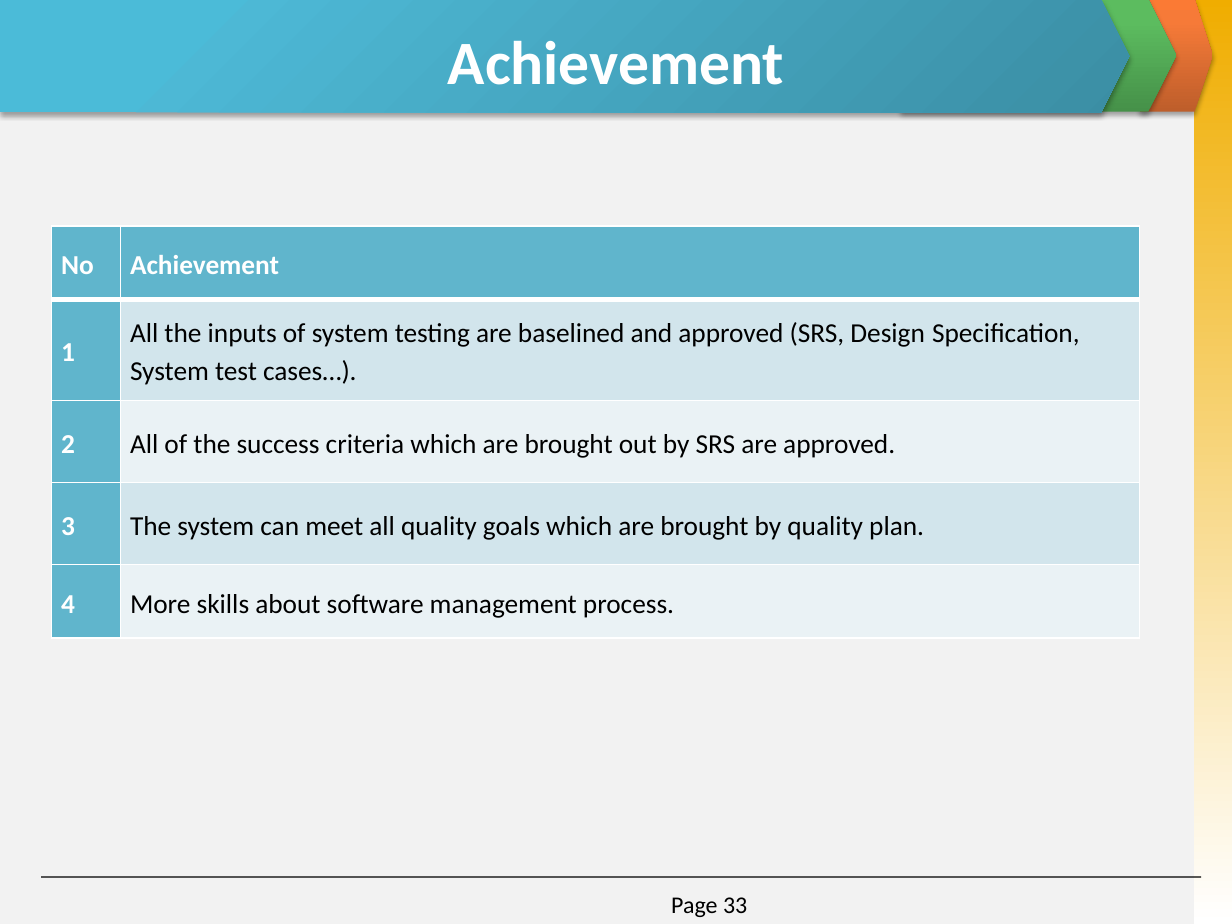
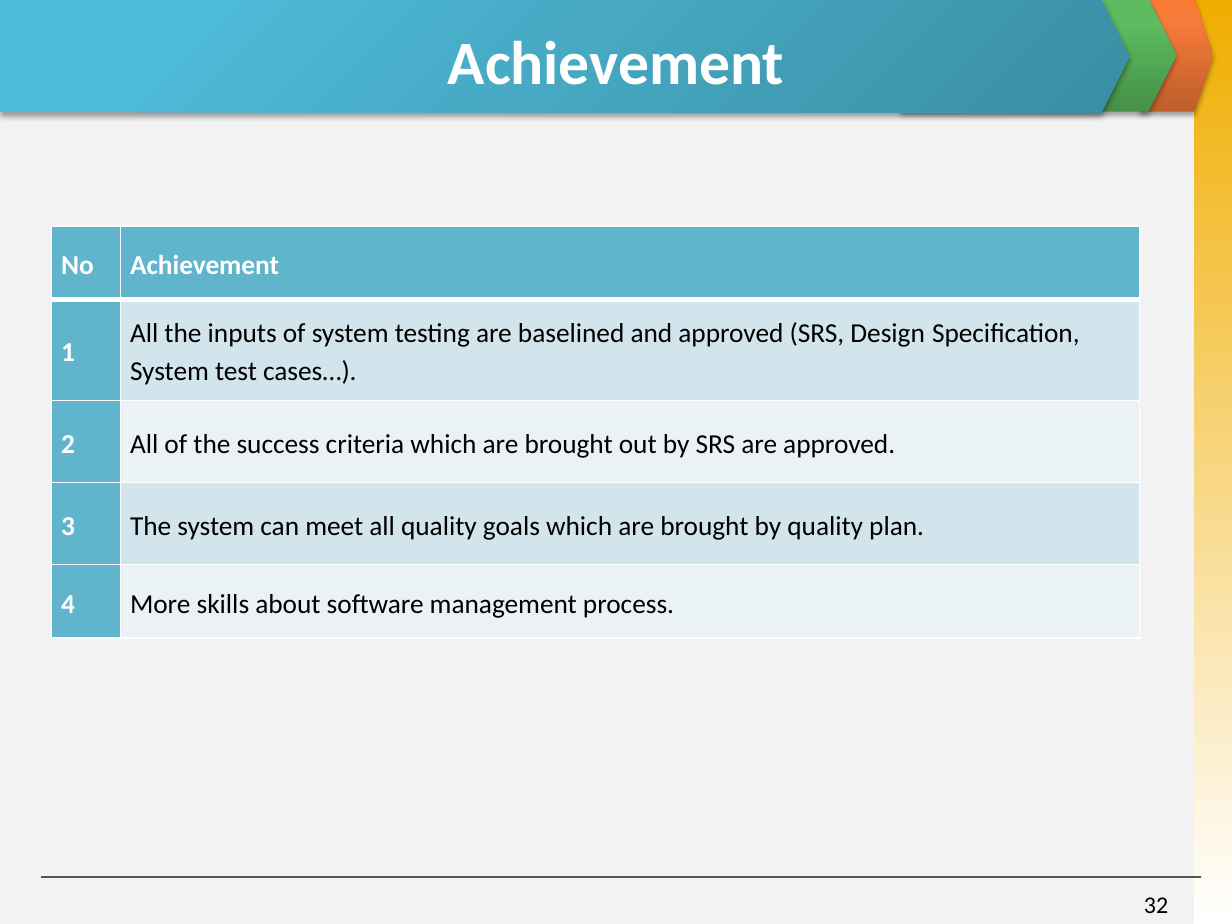
Before and after one commit to invisibleghost/e-learning-website, a slide deck: slide 32 of Document/Final report/Slide Present E-Learning.pptx (slide 33 before the commit). Drawn at 1232x924 pixels with LibreOffice and Linux fonts; fonts in the diff are those of the drawing. Boxes give left, top, right and bottom in pixels: in the first picture for what was removed or moved away, otherwise in the second. Text is boxed around its words. In the diff, an @@ line names an element or a change of style, - is before the commit and + after.

```diff
--- a/Document/Final report/Slide Present E-Learning.pptx
+++ b/Document/Final report/Slide Present E-Learning.pptx
@@ page number removed at (x1=671, y1=897, x2=747, y2=917) @@
-Page 33
@@ page number added at (x1=1144, y1=897, x2=1168, y2=913), 14 pt, text #000000 @@
+32
```
Also in this commit, not shown: 11 other slides changed, 1 slide added, 2 slides removed.
